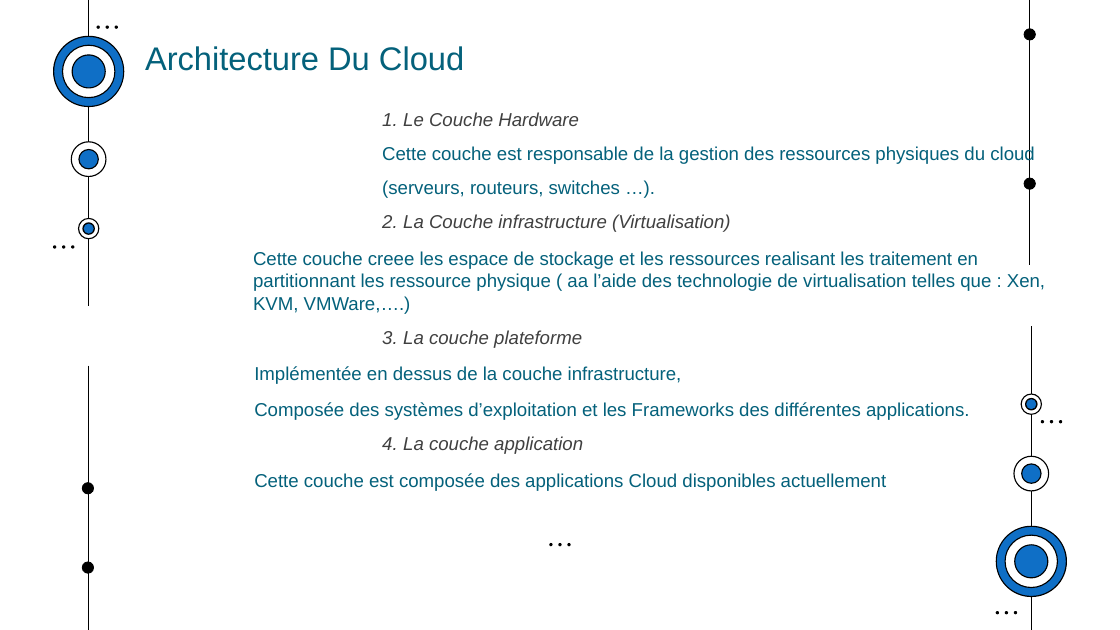
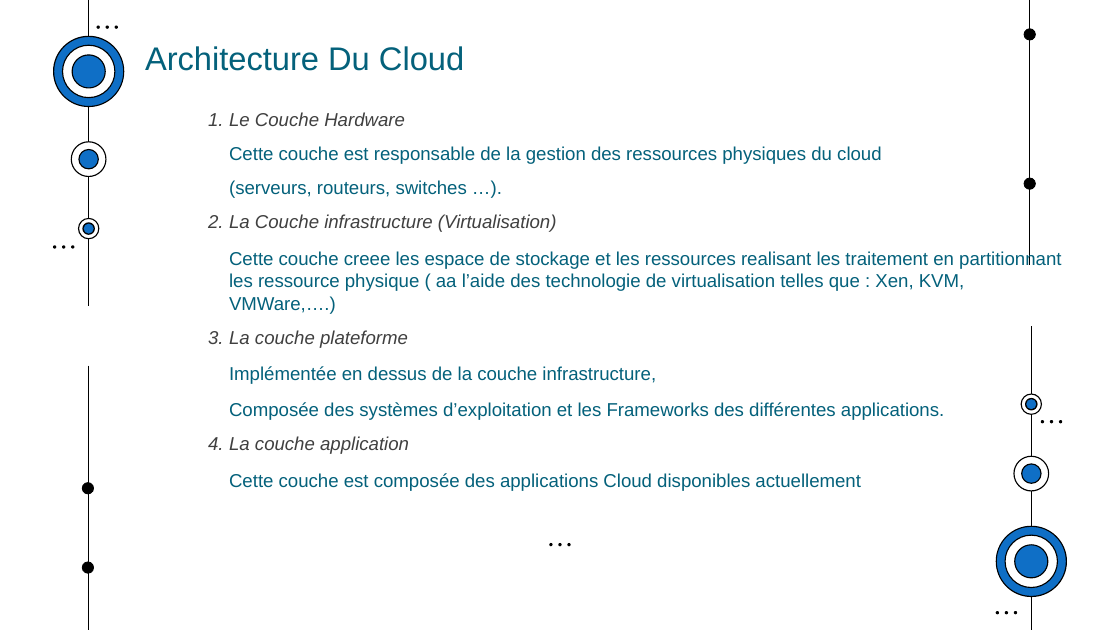
Before and after one commit to muhamedoufi/rapport-cloud, a slide deck: slide 6 of Presentation_cv.pptx. Drawn at 1120x630 pixels with LibreOffice and Linux fonts; fonts in the diff are those of the drawing. Boxes give left, top, right and bottom in pixels: in the first picture for what was removed or moved away, otherwise in the second. Text is boxed around its words. In the diff, an @@ line names an element or a change of style, - is before the commit and + after.

```diff
--- a/Presentation_cv.pptx
+++ b/Presentation_cv.pptx
@@ subtitle "Le Couche Hardware" at [229,112,1061,491]: indent changed @@
```
Also in this commit, not shown: 5 other slides changed, 1 slide added.
